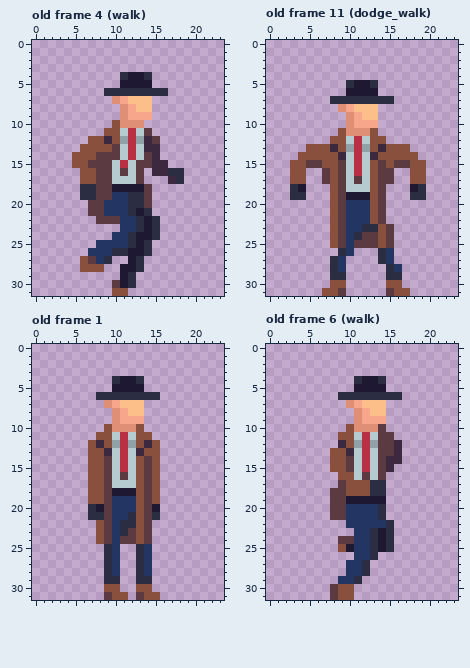
Two states of a pixel-art file, Assets/Player/Player.ase. Above, as it was before the edit.
24x32 pixels, 23 frames. Shown: old frame 4 (walk), old frame 11 (dodge_walk), old frame 1, old frame 6 (walk). The commit also changed other frames, which this record leaves out.
After the commit:
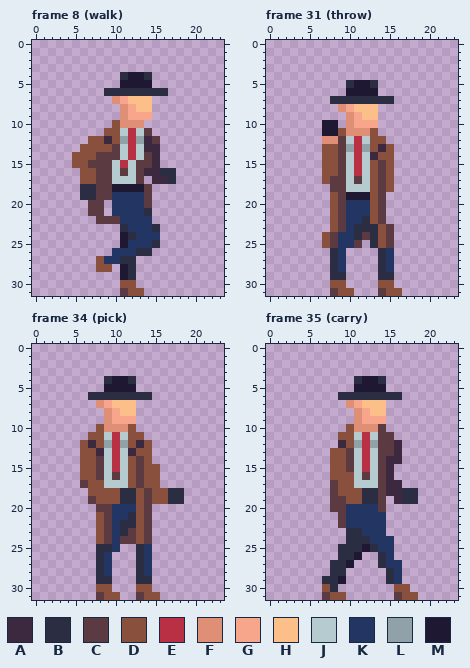
Palette (. is transparent): A #3c2940  B #2b2e42  C #5c3a41  D #8a503e  E #b92f43  F #e08f77  G #f7a58b  H #fcbf8a  J #b6cbcf  K #233663  L #90a1a8  M #1f1833
A new or re-ordered frame is compared with the old frame closest to it.
Edits made:
frames 23 -> 42
Frame 8 (walk) is new; against old frame 4 (walk), layers "Body", "Legs":
y 15: x 16 A -> .
y 16: x 14 . -> A; x 16 A -> B; x 18 B -> .
y 17: x 15..18 ..AB -> AAB.
y 19: x 12..13 BB -> KK
y 20: x 9 K -> .; x 12..13 BB -> KK
y 21: x 9 K -> .; x 12..13 BM -> KK
y 22: x 13..15 BMB -> KK.
y 23: x 11 K -> B; x 13..14 BM -> KK
y 24: x 10..11 KK -> .M; x 13..15 MMB -> KKK
y 25: x 8..15 KKKKBMB. -> ...MKKKB
y 26: x 7..13 KKKBBMM -> ...KKKB
y 27: x 6..13 DCKB..MB -> ..DKKBB.
y 28: x 6..7 DD -> ..; x 9 . -> D; x 12..13 MB -> B.
y 30: x 10..12 CMB -> .DD
y 31: x 10..13 DD.. -> .CDD
Frame 31 (throw) is new; against old frame 11 (dodge_walk), layer "Body":
y 10..11: x 7..8 .. -> MM
y 12: x 7..9 .DD -> FFC
y 13: x 5..6 DD -> ..; x 8..9 AD -> DC; x 16..17 DD -> ..
y 14: x 4..6 DDD -> ...; x 9 A -> C; x 16..18 DDD -> ...
y 15: x 3..6 DDCC -> ....; x 16..19 CCDD -> ....
y 16: x 3..4 DD -> ..; x 7 C -> D; x 15 C -> D; x 18..19 DD -> ..
y 17: x 3..4 DD -> ..; x 7..8 CD -> DC; x 15 C -> D; x 18..19 DD -> ..
y 18: x 3..4 BM -> ..; x 8 D -> C; x 15 . -> D; x 18..19 MB -> ..
y 19: x 3..4 BB -> ..; x 18..19 BB -> ..
y 22: x 12 K -> B
y 23: x 11 K -> B
y 24: x 7..9 .DC -> DCK; x 13 C -> B
y 25: x 7..9 .DC -> DCK; x 12..13 CC -> .B
y 26: x 8..10 .BK -> BK.
y 28: x 14..16 .BK -> BK.
y 29: x 14 . -> B; x 16 B -> .
y 30: x 14 . -> D; x 16 D -> .
y 31: x 7..10 DDC. -> .CDD; x 14..15 .C -> CD; x 17 D -> .
Frame 34 (pick) is new; against old frame 1, layers "Head", "Body":
y 4: x 9..10 .B -> BM; x 12..13 MB -> B.
y 5: x 9 . -> M; x 13 M -> .
y 6: x 7 . -> B; x 15 B -> .
y 7: x 8..10 .FG -> FGH; x 13 H -> .
y 8: x 9..11 .FG -> FGH; x 13 H -> .
y 9: x 9..10 .F -> FG; x 13 G -> .
y 10: x 8..9 .D -> DF; x 12..13 FD -> D.
y 11: x 7 . -> D; x 9..12 DJEJ -> JEJD; x 14 D -> .
y 12: x 6..15 .DADLELDAD -> DADLELDAD.
y 13: x 6 . -> D; x 8..13 DAJEJA -> AJEJAD; x 15 D -> .
y 14: x 6 . -> D; x 8..15 DCJEJDCD -> CJEJDCD.
y 15: x 6 . -> D; x 8..14 DCJEJDC -> CJEJDCD
y 16: x 6 . -> D; x 8..14 DCJCJDC -> CJCJDCD
y 17: x 6 . -> C; x 9 C -> J; x 12..14 JDC -> DCD
y 18: x 9..12 CMMM -> DDBB; x 16..18 ... -> DBB
y 19: x 7 D -> C; x 9..12 CKKK -> DDBB; x 16..18 ... -> DBB
y 20: x 7..8 BM -> .C; x 15 M -> .
y 21: x 7..8 BB -> .D; x 15 B -> .
y 25: x 8 . -> B
y 26..28: x 8..10 .BK -> BK.
y 29: x 8 . -> B; x 10 B -> .
y 30: x 8 . -> D; x 10 D -> .
y 31: x 8..9 .C -> CD; x 11 D -> .
Frame 35 (carry) is new; against old frame 6 (walk), layers "Body", "Legs":
y 13: x 10 A -> C
y 16: x 8 . -> D; x 15 . -> A
y 17: x 8..9 .C -> CD; x 11..16 DDBB.. -> JJJCAA
y 18: x 9 C -> D; x 12 D -> B; x 14..18 B.... -> CAABB
y 19: x 10..14 MMMMM -> DDBBC; x 16..18 ... -> ABB
y 20: x 14 B -> C
y 21: x 8 C -> .; x 14 B -> K
y 22: x 9 . -> C; x 15 B -> .
y 23: x 10..11 .K -> BB; x 13..15 BMB -> KK.
y 24: x 9..15 CCKKBMB -> .BBBKKK
y 25: x 9..12 DMKK -> BBBM; x 14..15 MB -> KK
y 26: x 9..15 ..KKB.. -> BBM..BK
y 27: x 8..12 ..KKB -> BBM..; x 14..16 ... -> BKK
y 28: x 8..12 ..KKB -> BB...; x 15..16 .. -> BK
y 29: x 7..11 ..KKB -> BBM..; x 15..16 .. -> BK
y 30: x 7..10 .CDD -> DB..; x 16..17 .. -> DD
y 31: x 7..8 .C -> CD; x 10 D -> .; x 16..18 ... -> CDD
